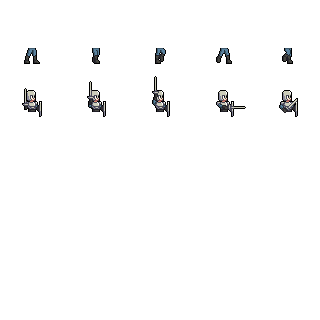
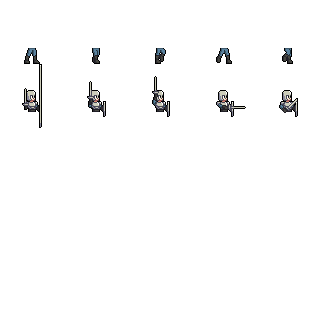
Two versions of the same layered image (w=320, h=320). Layer-by-layer changes:
added layer "Layer 5" above "Layer 3" over (x1=39, y1=64, x2=42, y2=128)
